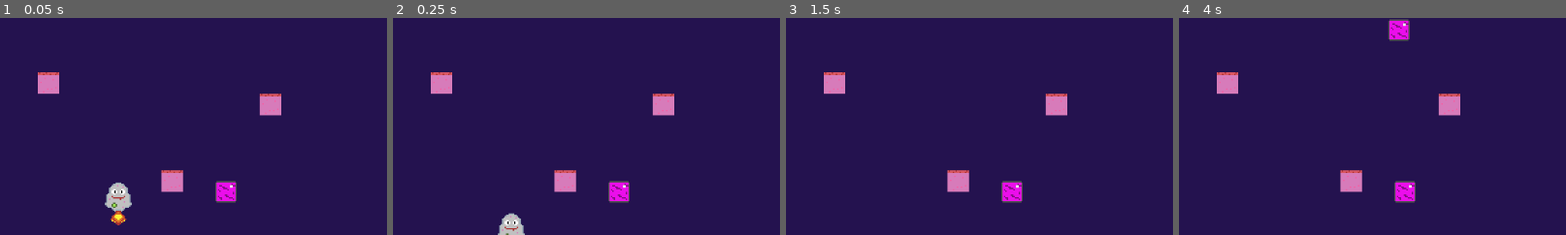
Above: before the commit, frames 1-4 (left to right).
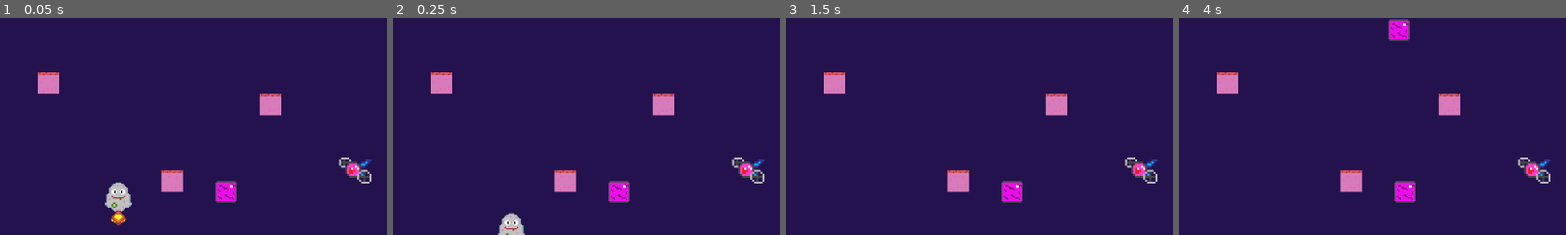
Above: after the commit, the same moments.

Repository: BigMouthInc/CS-IMGD4100GameJam
Game: Godot game, scene res://Scenes/main.tscn
Same seed, same stepped clock (60 frames per second), same inputs: the game is played once before the commit and once after it.
Inputs:
- Up to frame 1 (0.05 s): no input
- Up to frame 2 (0.25 s): no input
- Up to frame 3 (1.5 s): hold D (move_right) from 0.53 s (still down); tap S (teleport) at 0.6, 1.35 s; tap W (jump) at 0.77 s
- Up to frame 4 (4 s): tap W (jump) at 1.52, 3.02, 3.77 s; release D (move_right) at 2.03 s; hold A (move_left) 2.03-2.78 s; tap S (teleport) at 2.1, 2.85, 3.6 s; hold D (move_right) from 2.78 s (still down)
The pictures show only the part of the screen within x 0-50%, y 37-87%; the shares and areas given below are measured in that part.

The runs differ from the first frame. In frame 1, 0.6% of the frame differs, in the area x 87-96%, y 64-77%; in frame 2, 0.6%; in frame 3, 0.6%; in frame 4, 0.6%.

Commit message:
DEATH drone that causes DEATH

Diff:
--- a/cs-imgd-4100-game-jam!/Scenes/block.tscn
+++ b/cs-imgd-4100-game-jam!/Scenes/block.tscn
@@ -7,6 +7,7 @@
 size = Vector2(16, 16)
 
 [node name="Block" type="Area2D"]
+collision_mask = 2
 script = ExtResource("1_8o1l4")
 
 [node name="Sprite2D" type="Sprite2D" parent="."]
--- /dev/null
+++ b/cs-imgd-4100-game-jam!/Scenes/death.tscn
@@ -0,0 +1,12 @@
+[gd_scene load_steps=2 format=3 uid="uid://df814xk4mi712"]
+
+[ext_resource type="Script" uid="uid://dv4d8x1vi0fgd" path="res://Scripts/death.gd" id="1_g62mh"]
+
+[node name="DEATH" type="Area2D"]
+collision_mask = 2
+script = ExtResource("1_g62mh")
+
+[node name="Timer" type="Timer" parent="."]
+
+[connection signal="body_entered" from="." to="." method="_on_body_entered"]
+[connection signal="timeout" from="Timer" to="." method="_on_timer_timeout"]
--- /dev/null
+++ b/cs-imgd-4100-game-jam!/Scenes/drone.tscn
@@ -0,0 +1,36 @@
+[gd_scene load_steps=6 format=3 uid="uid://chtxtshfw60f"]
+
+[ext_resource type="Texture2D" uid="uid://ccff3xca3mcui" path="res://Assets/EnemyDrone.png" id="1_ws5iu"]
+[ext_resource type="PackedScene" uid="uid://df814xk4mi712" path="res://Scenes/death.tscn" id="2_o36xs"]
+
+[sub_resource type="AtlasTexture" id="AtlasTexture_o36xs"]
+atlas = ExtResource("1_ws5iu")
+region = Rect2(0, 0, 16, 15)
+
+[sub_resource type="SpriteFrames" id="SpriteFrames_i3b1v"]
+animations = [{
+"frames": [{
+"duration": 1.0,
+"texture": SubResource("AtlasTexture_o36xs")
+}],
+"loop": true,
+"name": &"idle",
+"speed": 5.0
+}]
+
+[sub_resource type="CapsuleShape2D" id="CapsuleShape2D_i3b1v"]
+radius = 4.0
+height = 18.431814
+
+[node name="Drone" type="Node2D"]
+
+[node name="AnimatedSprite2D" type="AnimatedSprite2D" parent="."]
+sprite_frames = SubResource("SpriteFrames_i3b1v")
+animation = &"idle"
+autoplay = "idle"
+
+[node name="DEATH" parent="." instance=ExtResource("2_o36xs")]
+
+[node name="CollisionShape2D" type="CollisionShape2D" parent="DEATH"]
+rotation = -0.89026254
+shape = SubResource("CapsuleShape2D_i3b1v")
--- a/cs-imgd-4100-game-jam!/Scenes/main.tscn
+++ b/cs-imgd-4100-game-jam!/Scenes/main.tscn
@@ -7,6 +7,7 @@
 [ext_resource type="PackedScene" uid="uid://itvfh853o02w" path="res://Scenes/block.tscn" id="3_8gbba"]
 [ext_resource type="PackedScene" uid="uid://c7ophsgipx301" path="res://Scenes/platform.tscn" id="5_6bp64"]
 [ext_resource type="Script" uid="uid://c3nxdwlg8ufw" path="res://Scripts/spawner.gd" id="5_21xkr"]
+[ext_resource type="PackedScene" uid="uid://chtxtshfw60f" path="res://Scenes/drone.tscn" id="5_344ge"]
 
 [sub_resource type="TileSetAtlasSource" id="TileSetAtlasSource_8gbba"]
 texture = ExtResource("2_bo1nx")
@@ -38,6 +39,10 @@
 position = Vector2(288, -168)
 zoom = Vector2(2, 2)
 
+[node name="Drone" parent="." instance=ExtResource("5_344ge")]
+position = Vector2(264, -96)
+scale = Vector2(1.5, 1.5)
+
 [node name="Spawner" type="Node2D" parent="."]
 position = Vector2(168, -80)
 script = ExtResource("5_21xkr")
@@ -68,30 +73,39 @@
 [node name="Platforms" type="Node" parent="."]
 
 [node name="platform" parent="Platforms" instance=ExtResource("5_6bp64")]
+z_index = -1
 position = Vector2(128, -88)
 
 [node name="platform2" parent="Platforms" instance=ExtResource("5_6bp64")]
+z_index = -1
 position = Vector2(437, -79)
 
 [node name="platform3" parent="Platforms" instance=ExtResource("5_6bp64")]
+z_index = -1
 position = Vector2(36, -161)
 
 [node name="platform6" parent="Platforms" instance=ExtResource("5_6bp64")]
+z_index = -1
 position = Vector2(408, -177)
 
 [node name="platform7" parent="Platforms" instance=ExtResource("5_6bp64")]
+z_index = -1
 position = Vector2(323, -127)
 
 [node name="platform8" parent="Platforms" instance=ExtResource("5_6bp64")]
+z_index = -1
 position = Vector2(104, -240)
 
 [node name="platform9" parent="Platforms" instance=ExtResource("5_6bp64")]
+z_index = -1
 position = Vector2(328, -248)
 
 [node name="platform10" parent="Platforms" instance=ExtResource("5_6bp64")]
+z_index = -1
 position = Vector2(506, -228)
 
 [node name="platform11" parent="Platforms" instance=ExtResource("5_6bp64")]
+z_index = -1
 position = Vector2(201, -145)
 
 [node name="Background" type="ColorRect" parent="."]
--- a/cs-imgd-4100-game-jam!/Scenes/player.tscn
+++ b/cs-imgd-4100-game-jam!/Scenes/player.tscn
@@ -23,11 +23,13 @@
 height = 32.0
 
 [node name="Player" type="CharacterBody2D"]
+collision_layer = 2
 script = ExtResource("1_cvnsp")
 
 [node name="AnimatedSprite2D" type="AnimatedSprite2D" parent="."]
 sprite_frames = SubResource("SpriteFrames_6t5aa")
 animation = &"idle"
+autoplay = "idle"
 
 [node name="CollisionShape2D" type="CollisionShape2D" parent="."]
 shape = SubResource("CapsuleShape2D_cvnsp")
--- /dev/null
+++ b/cs-imgd-4100-game-jam!/Scripts/death.gd
@@ -0,0 +1,11 @@
+extends Area2D
+
+
+
+func _on_body_entered(body: Node2D) -> void:
+	body.get_node("CollisionShape2D").queue_free()
+	$Timer.start()
+
+
+func _on_timer_timeout() -> void:
+	get_tree().change_scene_to_file("res://Scenes/game_over.tscn")
Binary file added: cs-imgd-4100-game-jam!/Assets/EnemyDrone.png
Not shown, added: cs-imgd-4100-game-jam!/Assets/EnemyDrone.png.import
Not shown: 1 places in cs-imgd-4100-game-jam!/Scenes/main.tscn that only renumber resources
Not shown, added: cs-imgd-4100-game-jam!/Scripts/death.gd.uid
